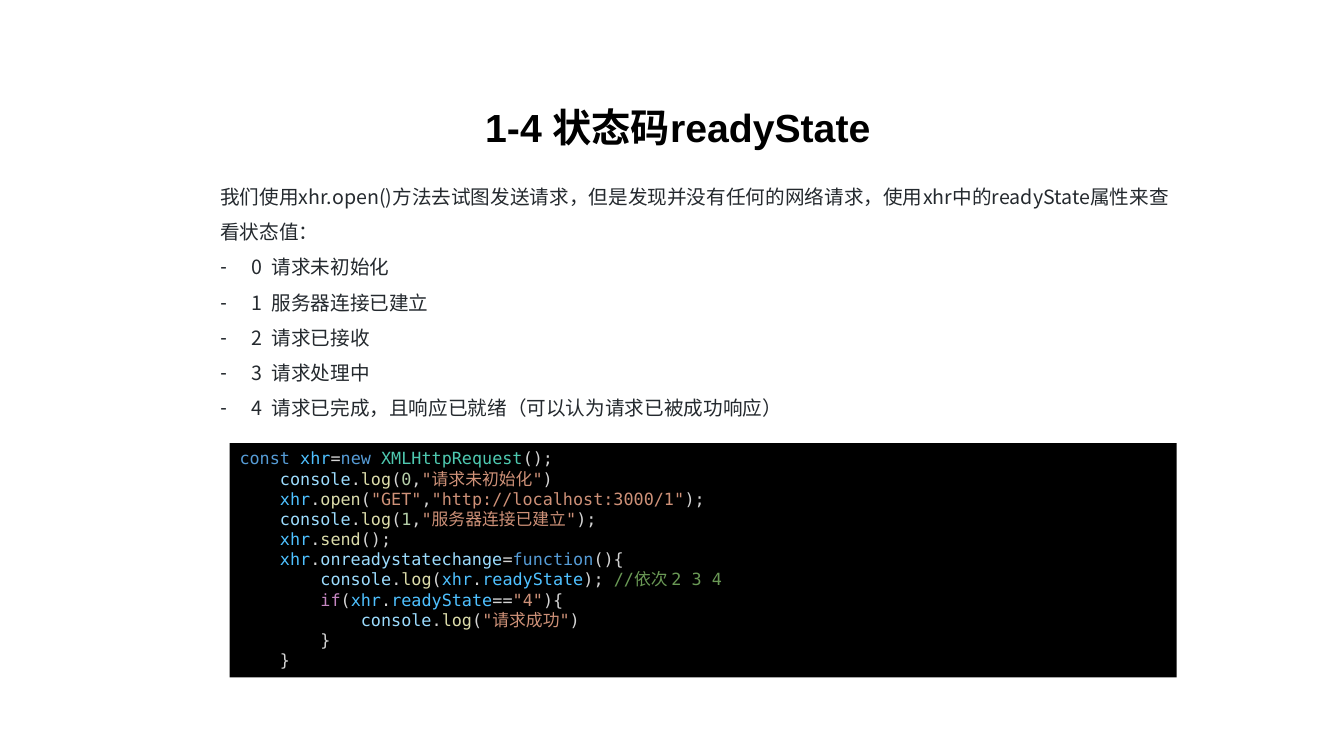
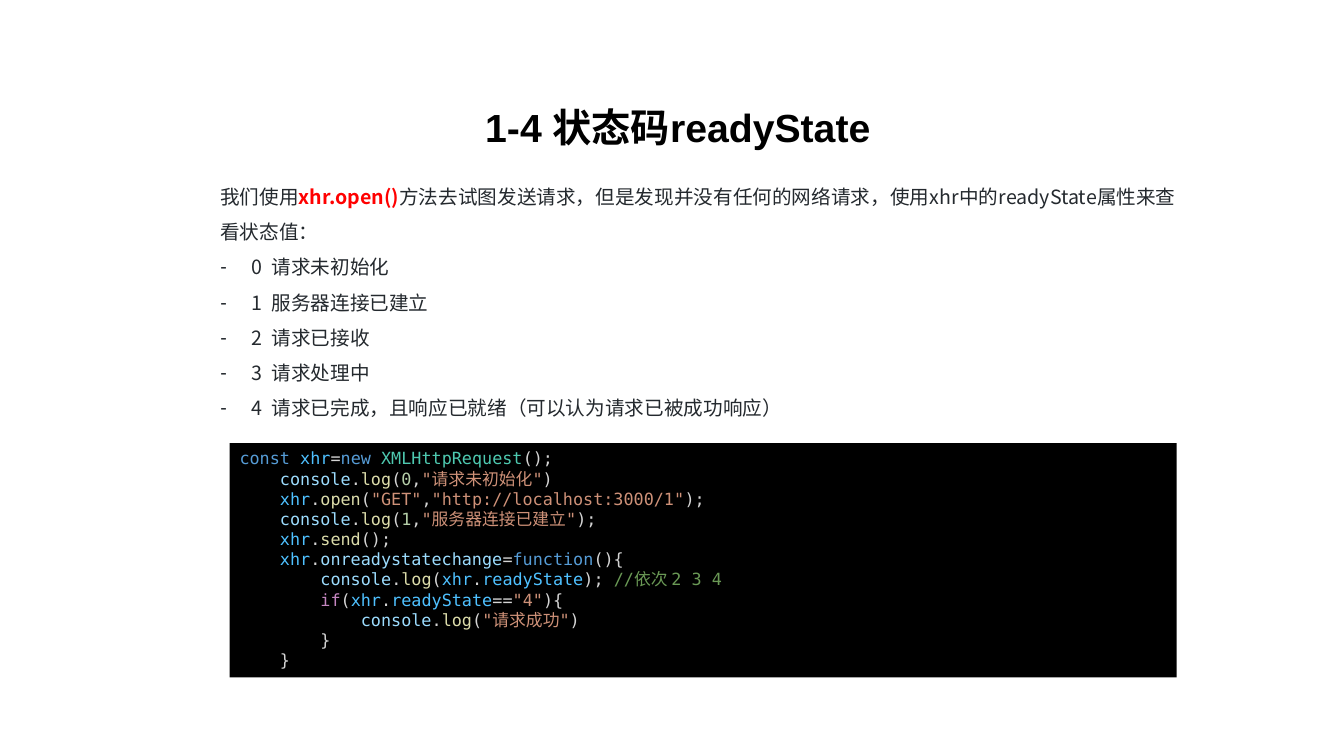
Before and after one commit to CowenZhengHao/ajax, a slide deck: slide 11 of 课件.pptx. Drawn at 1344x756 pixels with LibreOffice and Linux fonts; fonts in the diff are those of the drawing. Boxes give left, top, right and bottom in pixels: in the first picture for what was removed or moved away, otherwise in the second. Text is boxed around its words. In the diff, an @@ line names an element or a change of style, - is before the commit and + after.

```diff
--- a/课件.pptx
+++ b/课件.pptx
@@ text at [220,187,1175,209]: text colour #24292E to #FF0000, bold on in "我们使用xhr.open()方法去试图发送请求，但是发现并没有任何的网络请求，使用xhr中的readyState属性来查 ..." @@
```
Also in this commit, not shown: 5 other slides changed, 1 slide added, 1 other file.
